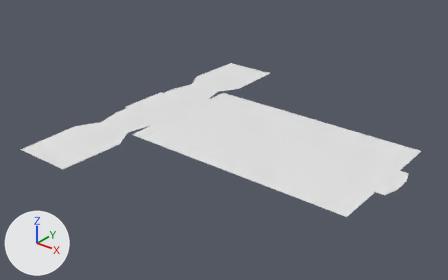
The FBX model Assets/Davido/Chappel objs/Floor.fbx, before and after one commit.
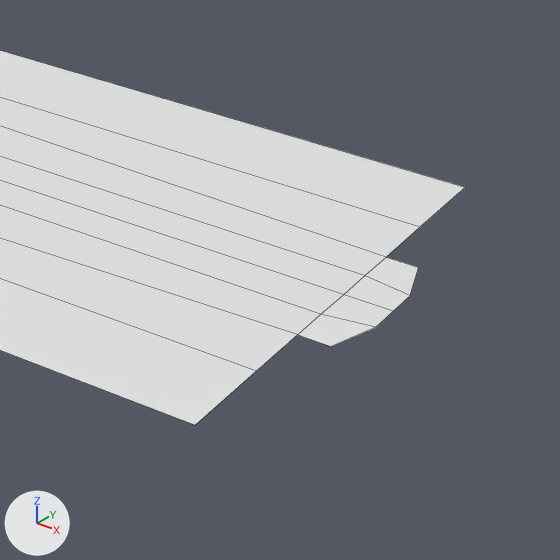
Each version appears first whole from a 50 mm camera at (213.6, -203.5, 119.2) aimed at (59.0, -10.2, -0.6), and next in a close-up on the part from 65% to 100% of the width and 35% to 91% of the height. Every picture has the same lights, and +X, +Y and +Z are marked at lower left. The close-ups show mesh edges as thin lines.

Script lines for the objects in view, before the commit:
```python
me_plane_007 = bpy.data.meshes.new('Plane.007')
me_plane_007.from_pydata(...)  # 47 vertices, 28 faces; spans x -2.9..137.7, y -72.7..72.7, z 0.0
# before: 1 (137.7, -4.3, 0.0) at pixel (375, 327), 2 (135.8, -10.8, 0.0) at pixel (331, 346), 3 (137.7, 0.0, 0.0) at pixel (393, 311), 27 (137.7, 4.3, 0.0) at pixel (410, 295), 28 (135.8, 10.8, 0.0) at pixel (418, 267)
ob_plane_010 = bpy.data.objects.new('Plane.010', me_plane_007)
ob_plane_010.location = (0.0, 0.0, 0.0)
```
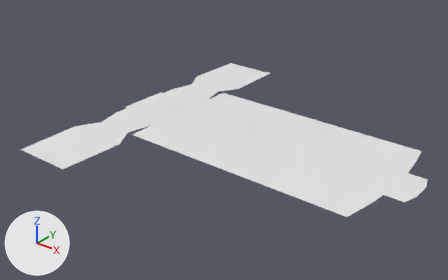
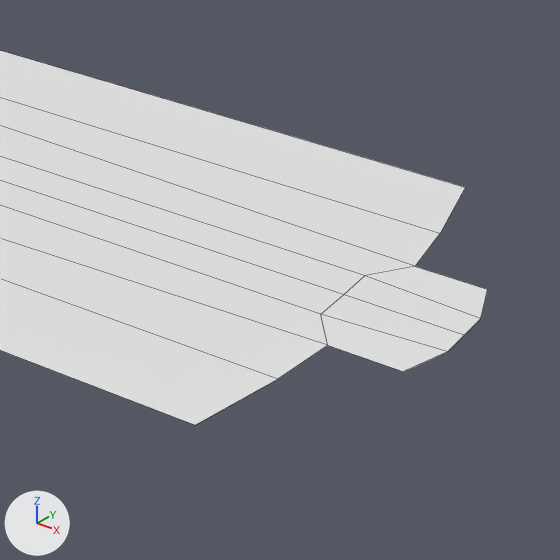
The newer file is also turned or shifted as a whole; pictures and numbers use the older file's frame.

Patch to the scene script:
```diff
--- a/Assets/Davido/Chappel objs/Floor.fbx.py
+++ b/Assets/Davido/Chappel objs/Floor.fbx.py
@@ me_plane_007 @@
 me_plane_007.from_pydata(...)  # 47 vertices, 28 faces; spans x -2.9..137.7, y -72.7..72.7, z 0.0
 # used by ob_plane_010; location = (0.0, 0.0, 0.0)
-me_plane_007.vertices[0].co = (132.0, -10.8, 0.0)  # pixel (297, 334)
-me_plane_007.vertices[11].co = (132.0, -19.9, 0.0)  # pixel (256, 370)
-me_plane_007.vertices[26].co = (132.0, 10.8, 0.0)  # pixel (386, 257)
-me_plane_007.vertices[35].co = (132.0, 19.9, 0.0)  # pixel (420, 226)
+# me_plane_007 part 1
+for i in [1, 2, 3, 27, 28]: me_plane_007.vertices[i].co += Vector((7.8, 0.0, 0.0))
+me_plane_007.vertices[0].co = (135.4, -10.8, 0.0)  # pixel (327, 345)
+me_plane_007.vertices[11].co = (134.4, -19.9, 0.0)  # pixel (278, 378)
+me_plane_007.vertices[26].co = (135.4, 10.8, 0.0)  # pixel (415, 266)
+me_plane_007.vertices[35].co = (134.4, 19.9, 0.0)  # pixel (440, 233)
```

Changed parts and their boxes (x1, y1, x2, y2) in the close-ups (560 x 560 px):
'Plane.010', reshaped: before (0, 50, 465, 425); after (0, 50, 488, 425)
